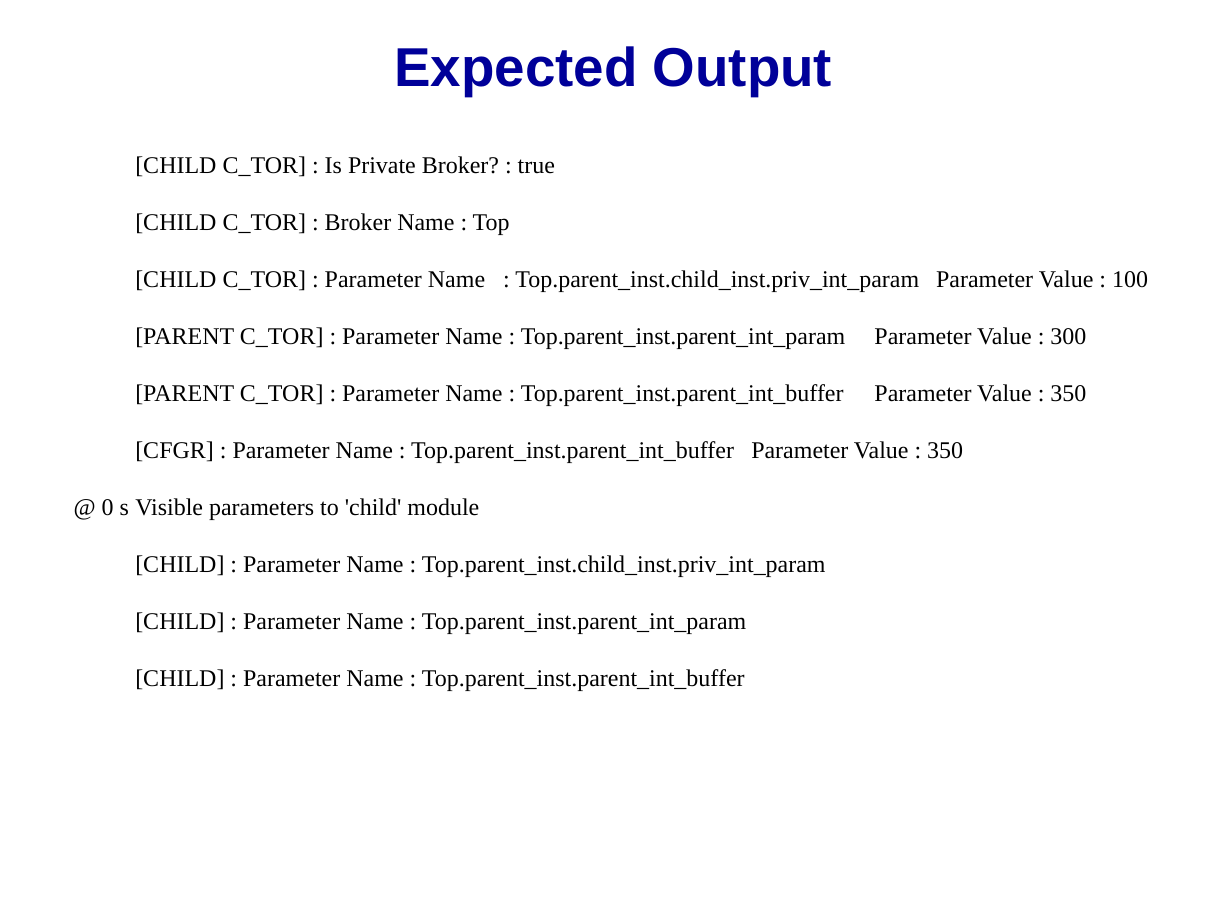
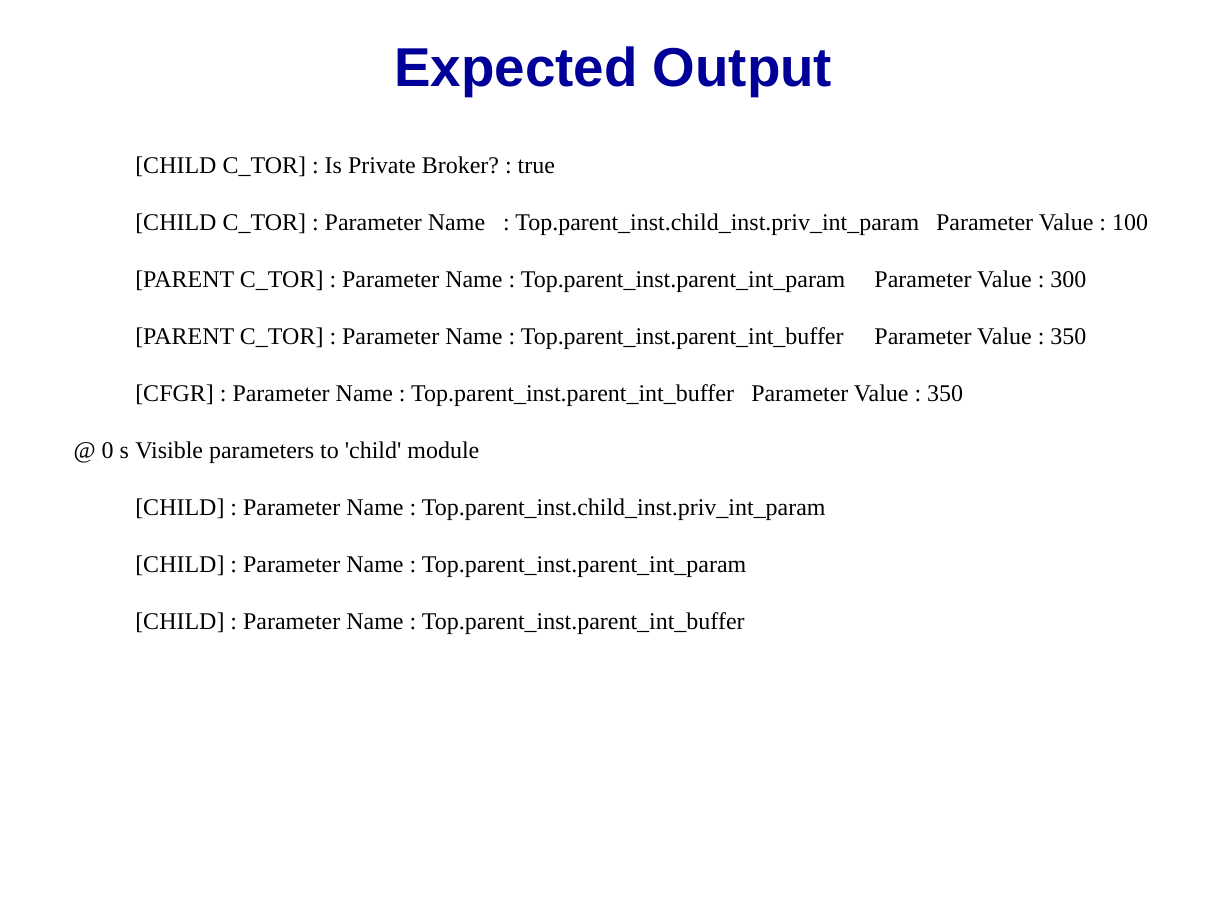
Before and after one commit to accellera-official/cci, a slide deck: slide 9 of examples/ex14_Hiding_Parameters/docs/ex14_Hiding_Parameters.ppt. Drawn at 1232x924 pixels with LibreOffice and Linux fonts; fonts in the diff are those of the drawing; background and template pictures are left out. Boxes give left, top, right and bottom in pixels: in the first picture for what was removed or moved away, otherwise in the second. Text is boxed around its words. In the diff, an @@ line names an element or a change of style, - is before the commit and + after.

```diff
--- a/examples/ex14_Hiding_Parameters/docs/ex14_Hiding_Parameters.ppt
+++ b/examples/ex14_Hiding_Parameters/docs/ex14_Hiding_Parameters.ppt
@@ text in free at box(135, 213, 510, 235): paragraph removed @@
-[CHILD C_TOR] : Broker Name : Top
```
Also in this commit, not shown: 4 other slides changed, 4 other files.
